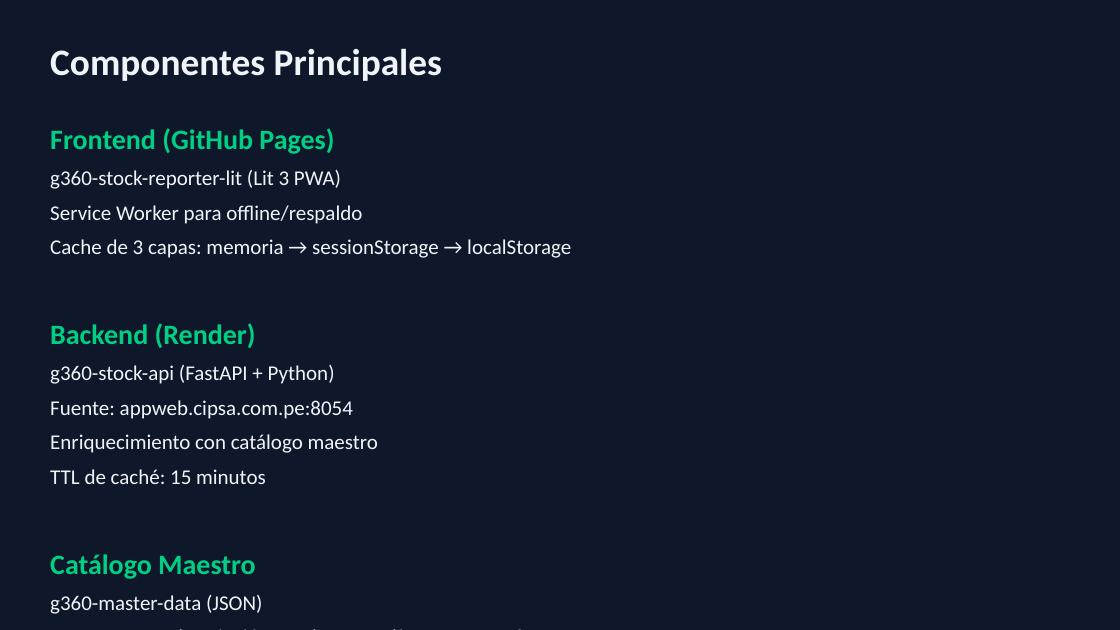
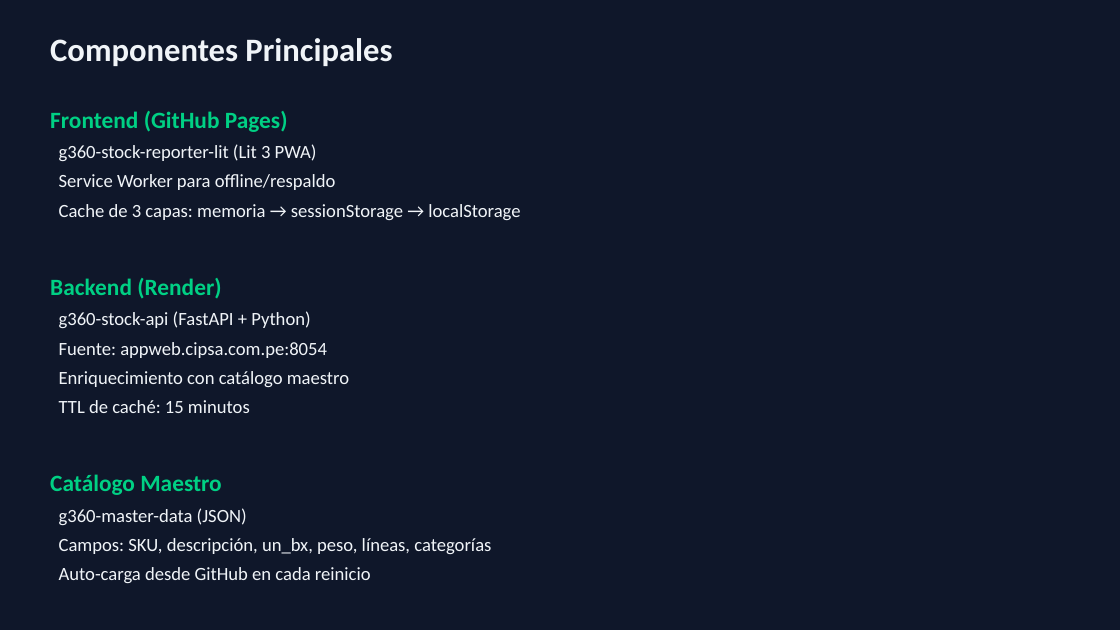
Before and after one commit to carloscus/g360-stock-reporter, a slide deck: slide 4 of StockPulse_Manual_Tecnico.pptx. Drawn at 1120x630 pixels with LibreOffice and Linux fonts; fonts in the diff are those of the drawing. Boxes give left, top, right and bottom in pixels: in the first picture for what was removed or moved away, otherwise in the second. Text is boxed around its words. In the diff, an @@ line names an element or a change of style, - is before the commit and + after.

Commit message:
docs: PPTX con fuentes explicitas (14-44pt jerarquia consistente)

```diff
--- a/StockPulse_Manual_Tecnico.pptx
+++ b/StockPulse_Manual_Tecnico.pptx
@@ text "Componentes Principales": place and size @@
-text "Componentes Principales" at <box>50,48,442,81</box>
+text "Componentes Principales" at <box>50,38,392,66</box>
@@ text "Componentes Principales" at <box>50,38,392,66</box>: size 32 to 28 pt @@
@@ text "Frontend (GitHub Pages)": place and size @@
-text "Frontend (GitHub Pages)" at <box>50,128,571,614</box>
+text "Frontend (GitHub Pages)" at <box>50,111,520,583</box>
@@ text "Frontend (GitHub Pages)" at <box>50,111,520,583</box>: size 24 to 20 pt in "Frontend (GitHub Pages)", "Backend (Render)", "Catálogo Maestro"; size 18 to 16 pt in "g360-stock-reporter-lit (Lit 3 PWA)", "Service Worker para offline/respaldo", "Cache de 3 capas: memoria → sessionStorage ...", "g360-stock-api (FastAPI + Python)" and 6 more places; less space between paragraphs @@
```
Also in this commit, not shown: 25 other slides changed.
